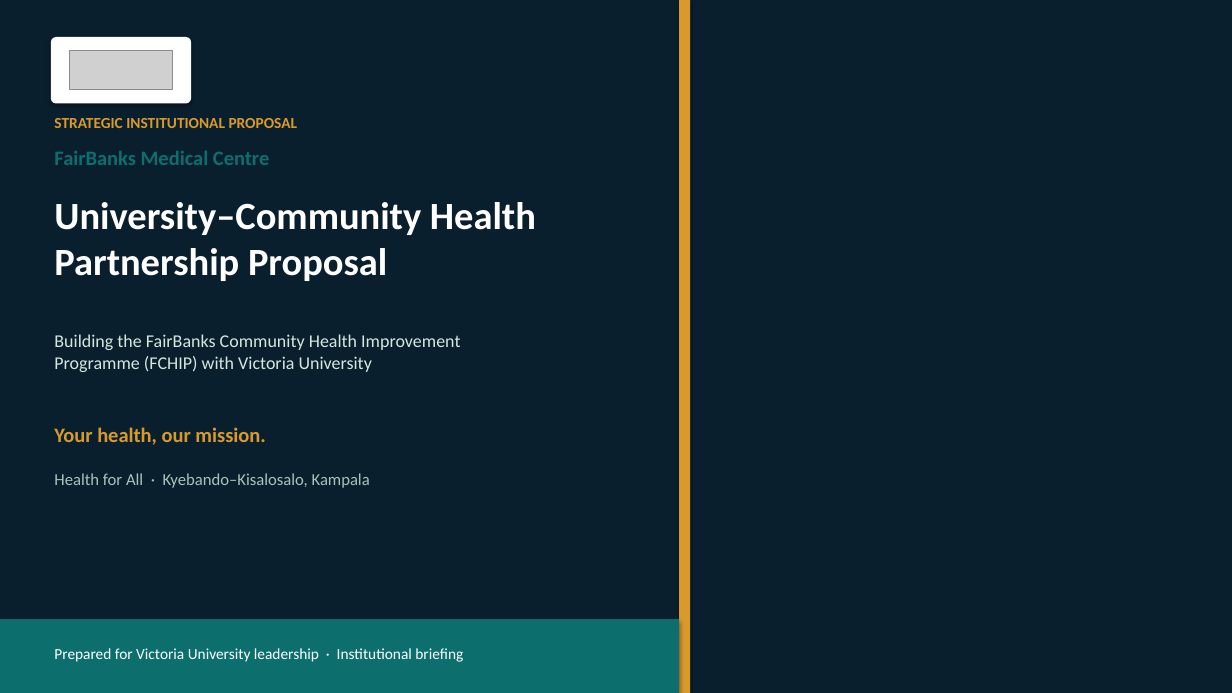
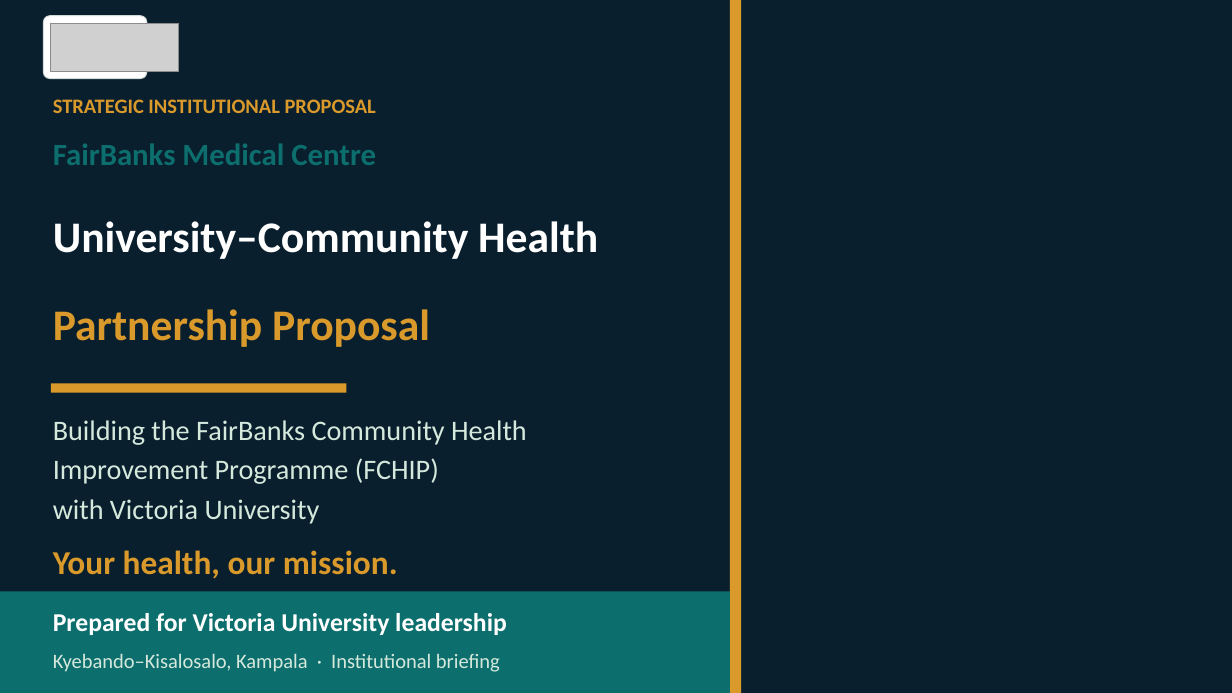
Before and after one commit to WASSWA2624/fairbanks, a slide deck: slide 1 of victoria/documents/victoria_ppt.pptx. Drawn at 1232x693 pixels with LibreOffice and Linux fonts; fonts in the diff are those of the drawing; grey boxes stand for pictures; background and template pictures are left out; a plain dark background stands for a picture behind light text. Boxes give left, top, right and bottom in pixels: in the first picture for what was removed or moved away, otherwise in the second. Text is boxed around its words. In the diff, an @@ line names an element or a change of style, - is before the commit and + after.

Commit message:
Update Victoria University partnership proposal deck script and associated PowerPoint presentation. Adjusted branding details for clarity, improved layout dimensions, and refined text formatting. Updated images in the presentation to align with the latest assets.

```diff
--- a/victoria/documents/victoria_ppt.pptx
+++ b/victoria/documents/victoria_ppt.pptx
@@ rectangle: place and size @@
-rectangle at (0,0,679,693)
+rectangle at (0,0,730,693)
@@ rounded rectangle: place and size @@
-rounded rectangle at (51,37,191,104)
+rounded rectangle at (43,16,147,79)
@@ rounded rectangle at (43,16,147,79): outline none to #CED9D8 0.75 pt; shadow off; proportions changed @@
@@ picture: place and size @@
-picture at (69,51,173,90)
+picture at (51,23,178,71)
@@ rectangle: place and size @@
-rectangle at (679,0,690,693)
+rectangle at (730,0,741,693)
@@ text "STRATEGIC INSTITUTIONAL PROPOSAL": place and size @@
-text "STRATEGIC INSTITUTIONAL PROPOSAL" at (54,118,298,128)
+text "STRATEGIC INSTITUTIONAL PROPOSAL" at (53,99,376,113)
@@ text "STRATEGIC INSTITUTIONAL PROPOSAL" at (53,99,376,113): size 12 to 16 pt @@
@@ text "FairBanks Medical Centre": place and size @@
-text "FairBanks Medical Centre" at (54,151,269,165)
+text "FairBanks Medical Centre" at (53,143,376,165)
@@ text "FairBanks Medical Centre" at (53,143,376,165): size 16 to 24 pt @@
@@ text at (53,221,598,259): text changed; size 30 to 34 pt @@
-University–Community Health
-Partnership Proposal
+University–Community Health
@@ text at (53,309,430,347): text changed; size 14 to 34 pt; text colour #D4E8DC to #D99A2B; bold on @@
-Building the FairBanks Community Health Improvement
-Programme (FCHIP) with Victoria University
+Partnership Proposal
@@ rectangle added at (51,384,347,393), fill #D99A2B @@
@@ text at (53,420,527,445): text changed; size 13 to 22 pt; text colour #A8C4B8 to #D4E8DC @@
-Health for All · Kyebando–Kisalosalo, Kampala
+Building the FairBanks Community Health
@@ text added at (53,458,439,484), 22 pt, text #D4E8DC @@
+Improvement Programme (FCHIP)
@@ text added at (53,499,320,524), 22 pt, text #D4E8DC @@
+with Victoria University
@@ text "Your health, our mission.": place and size @@
-text "Your health, our mission." at (54,427,265,445)
+text "Your health, our mission." at (53,550,398,579)
@@ text "Your health, our mission." at (53,550,398,579): size 16 to 26 pt @@
@@ shadow off in 4 elements at (0,0,1232,693), (0,0,730,693), (730,0,741,693), (0,592,730,693) @@
@@ rectangle: place and size @@
-rectangle at (0,619,679,693)
+rectangle at (0,592,730,693)
@@ text at (53,613,507,635): text changed; size 12 to 20 pt; bold on @@
-Prepared for Victoria University leadership · Institutional briefing
+Prepared for Victoria University leadership
@@ text added at (53,653,500,672), 16 pt, text #D4E8DC @@
+Kyebando–Kisalosalo, Kampala · Institutional briefing
```
Also in this commit, not shown: 16 other slides changed, 2 other files.
